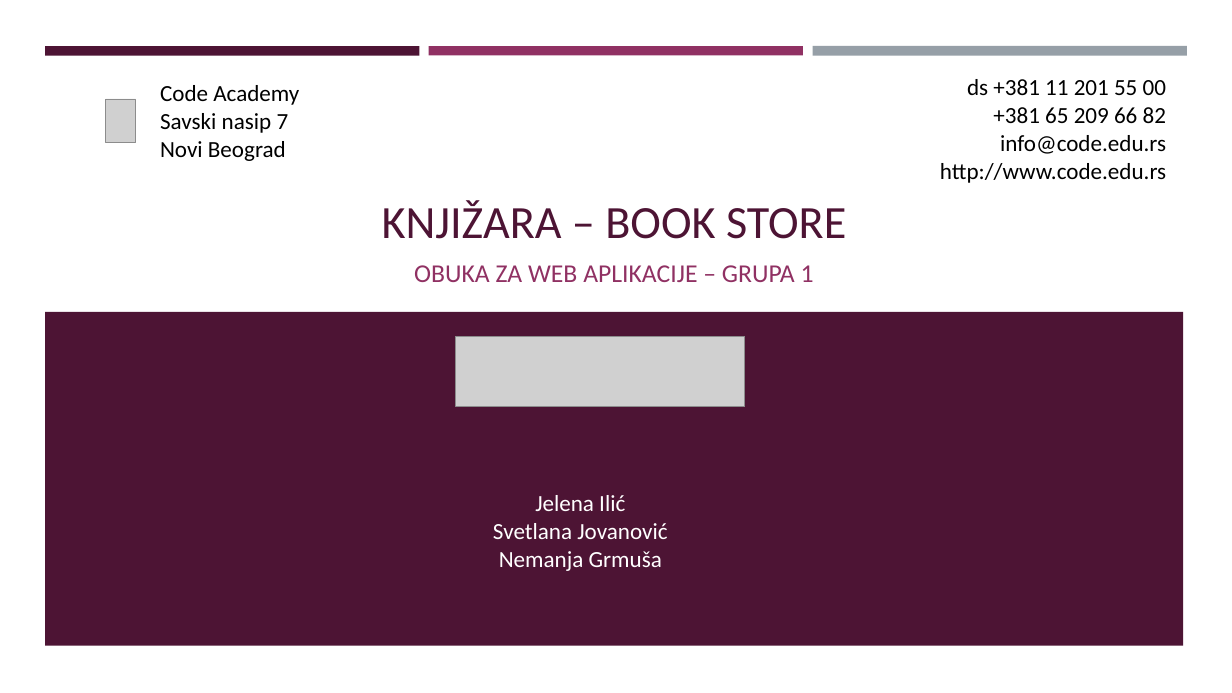
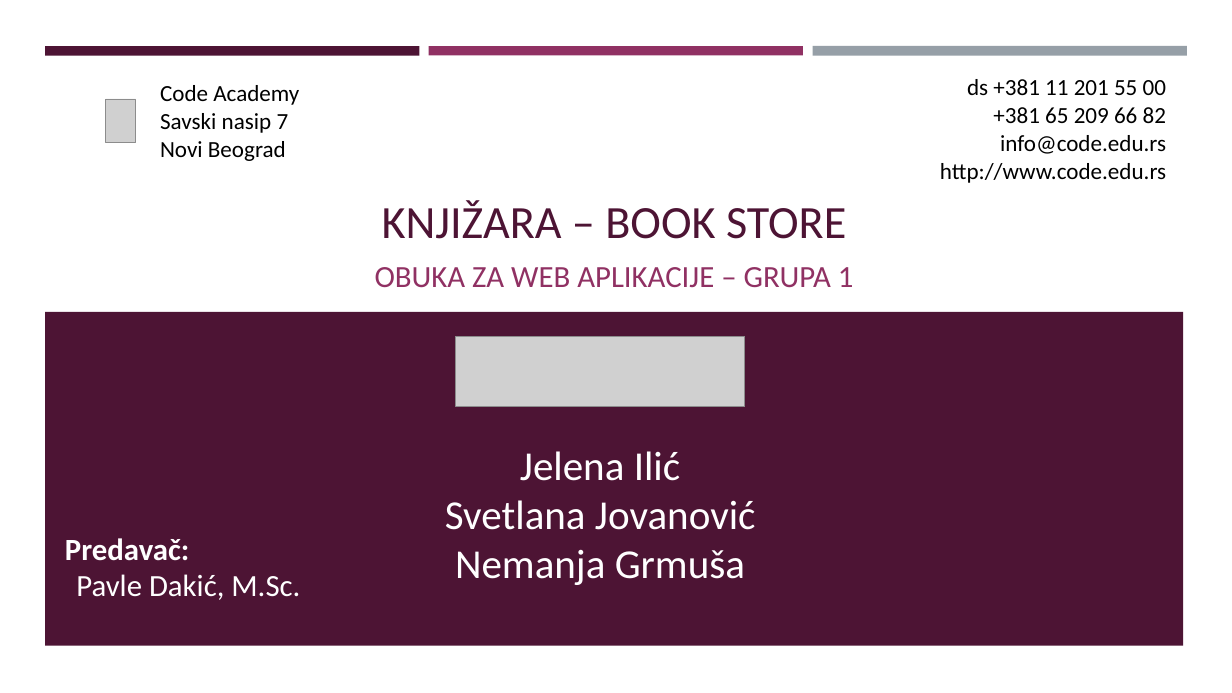
Before and after one commit to insajder/Knjizara, a slide deck: slide 1 of Knjižara – book store.pptx. Drawn at 1232x693 pixels with LibreOffice and Linux fonts; fonts in the diff are those of the drawing; grey boxes stand for pictures. Boxes give left, top, right and bottom in pixels: in the first picture for what was removed or moved away, otherwise in the second. Text is boxed around its words. In the diff, an @@ line names an element or a change of style, - is before the commit and + after.

```diff
--- a/Knjižara – book store.pptx
+++ b/Knjižara – book store.pptx
@@ subtitle "OBUKA ZA WEB APLIKACIJE – ..." at (x1=375, y1=267, x2=854, y2=288): size 20 to 24 pt @@
@@ text "Jelena Ilić" moved from (x1=493, y1=495, x2=667, y2=571) to (x1=445, y1=451, x2=756, y2=585) @@
@@ text "Jelena Ilić" at (x1=445, y1=451, x2=756, y2=585): size 18 to 32 pt @@
@@ text added at (x1=65, y1=538, x2=300, y2=600), 24 pt, text #FFFFFF @@
+Predavač:
+Pavle Dakić, M.Sc.
```
Also in this commit, not shown: 7 other slides changed, 1 slide added, 1 slide removed, 1 other file.
